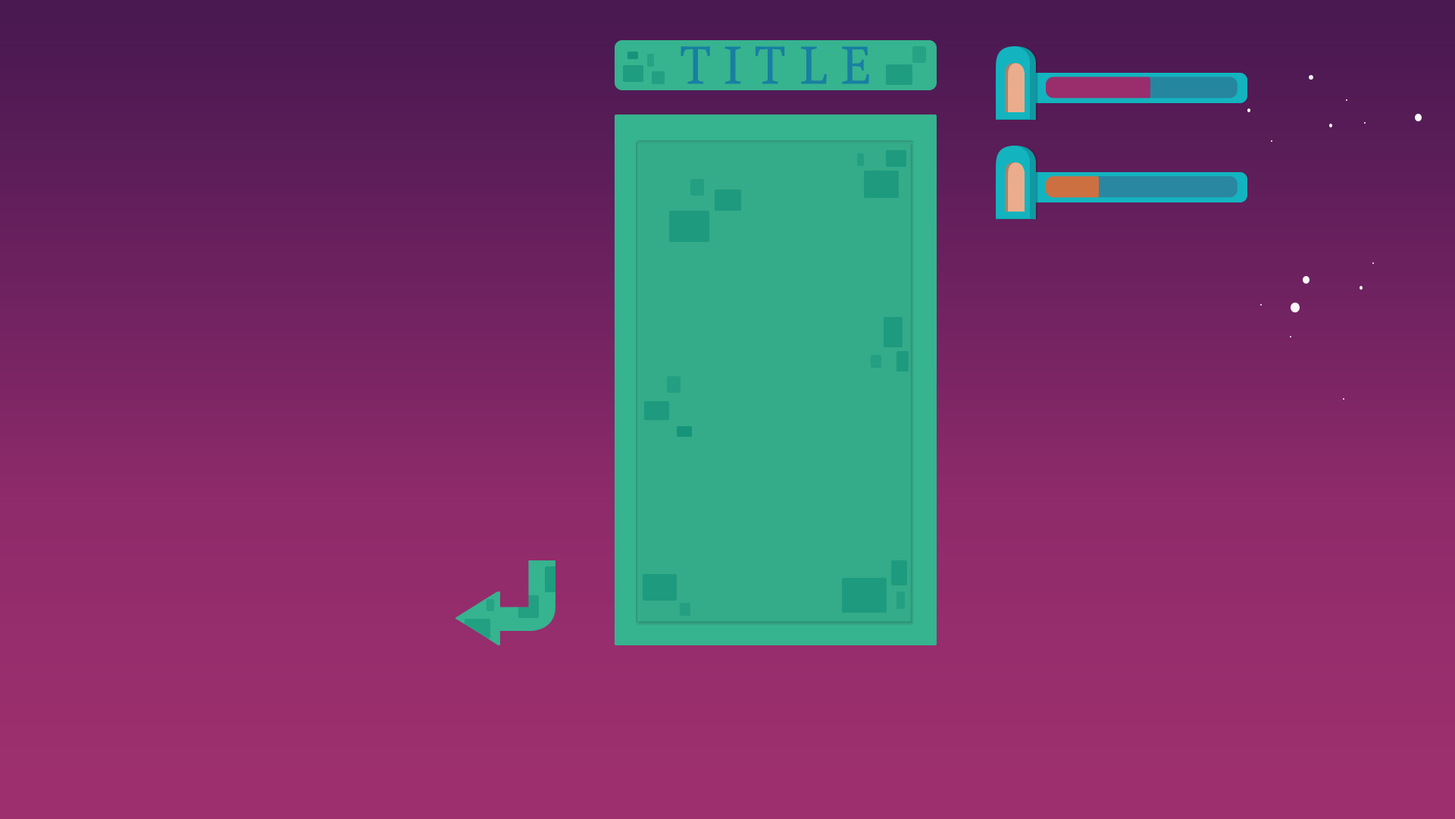
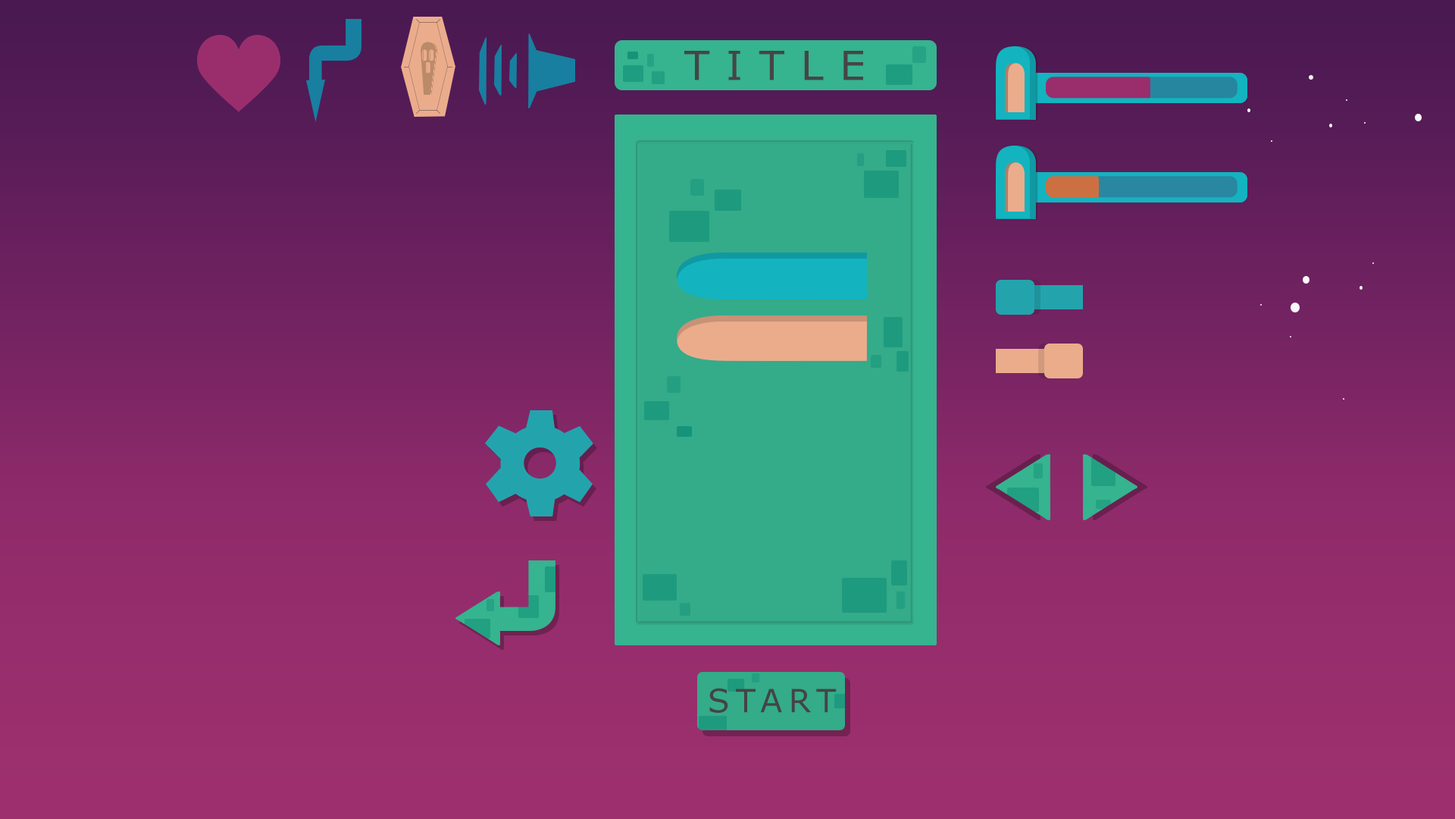
The second 1455px x 819px image is a revision of the first. Changes to its layers:
added group "Hearth" with 1 layers above "Arrow" over [197, 34, 281, 113]
added layer "Hearth_shape" in group "Hearth" over [197, 34, 281, 113]
added group "Arrow" with 3 layers above "Coin" over [306, 18, 362, 123]
added layer "Arrow_Body_2" in group "Arrow" over [309, 45, 347, 85]
added layer "Arrow_Body_1" in group "Arrow" over [318, 18, 362, 61]
added group "Coin" with 14 layers above "Music" over [400, 16, 456, 117]
added layer "Coin_Ghost" in group "Coin" over [420, 41, 438, 95]
added layer "Coin_Shape" in group "Coin" over [400, 16, 456, 117]
added group "Music" with 4 layers above "Inputfield" over [479, 33, 576, 109]
added layer "Music_Base" in group "Music" over [528, 33, 576, 109]
added layer "Settings_figure" in group "Settings" over [485, 410, 594, 517]
added layer "ArrowLeft_Arrow" in group "ArrowLeft" over [995, 454, 1051, 520]
added layer "ArrowRight_Arrow" in group "ArrowRight" over [1083, 454, 1138, 520]
added layer "ToggleOff_Button" in group "ToggleOff" over [995, 279, 1035, 315]
added layer "ToggleOff_Rect2" in group "ToggleOff" over [1024, 285, 1084, 310]
added layer "ToggleOn_Button" in group "ToggleOn" over [1044, 343, 1084, 379]
added layer "ToggleOn_Rect" in group "ToggleOn" over [995, 348, 1055, 373]
added layer "StartButton_Text" in group "StartButton" over [709, 687, 837, 713]
added layer "StartButton_Button" in group "StartButton" over [697, 671, 846, 730]
moved "Button_01" above "Button_02" over [676, 252, 868, 300]
added layer "Button_01_Shape_2" in group "Button_01" over [676, 252, 868, 300]
added layer "Button_01_Shape_2 copy" in group "Button_02" over [676, 315, 868, 361]
moved "Frame" above "Titlebox" over [676, 252, 868, 361]
painted on "Titlebox_Title" over [680, 46, 870, 85]
…and 22 more changes (22 added)
